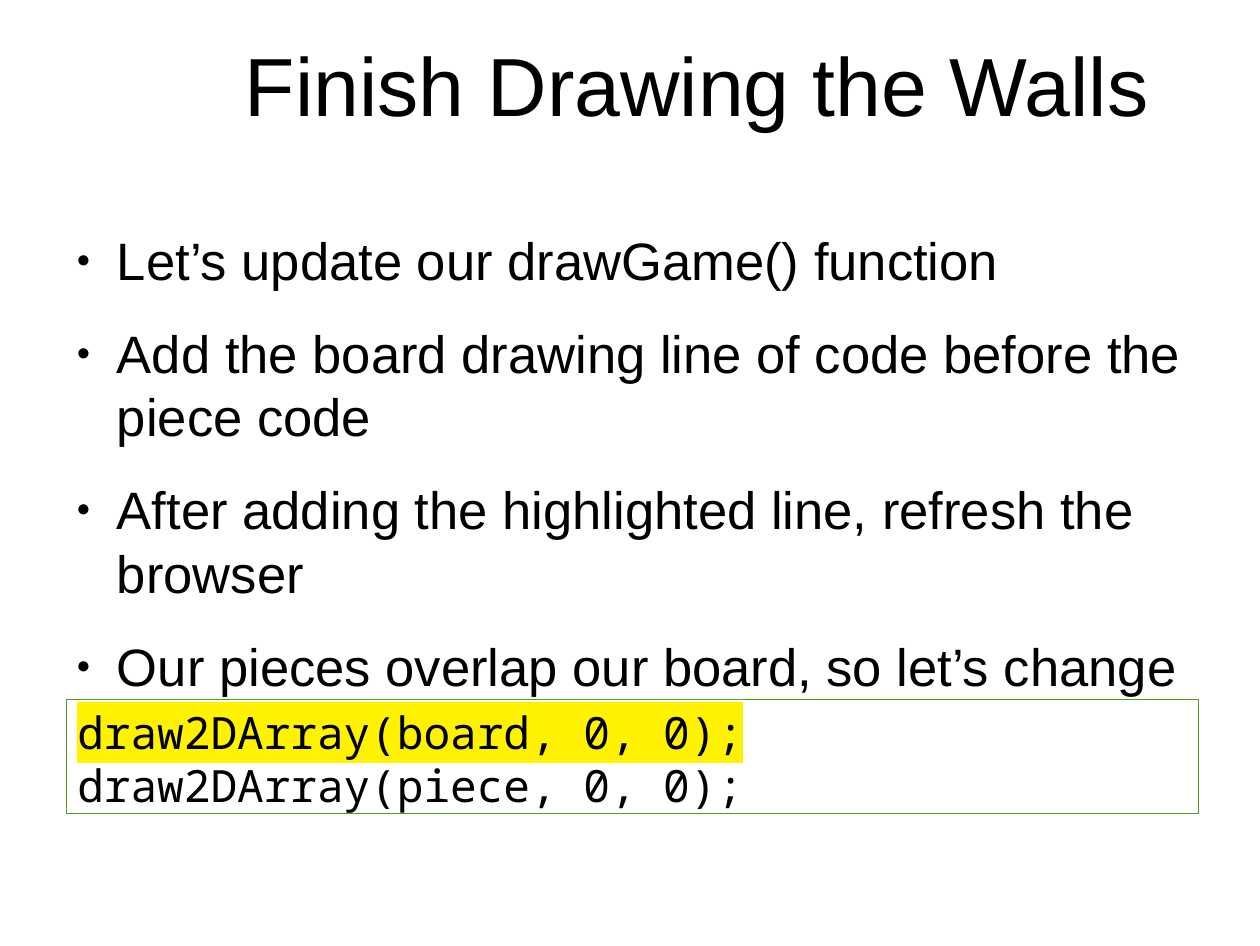
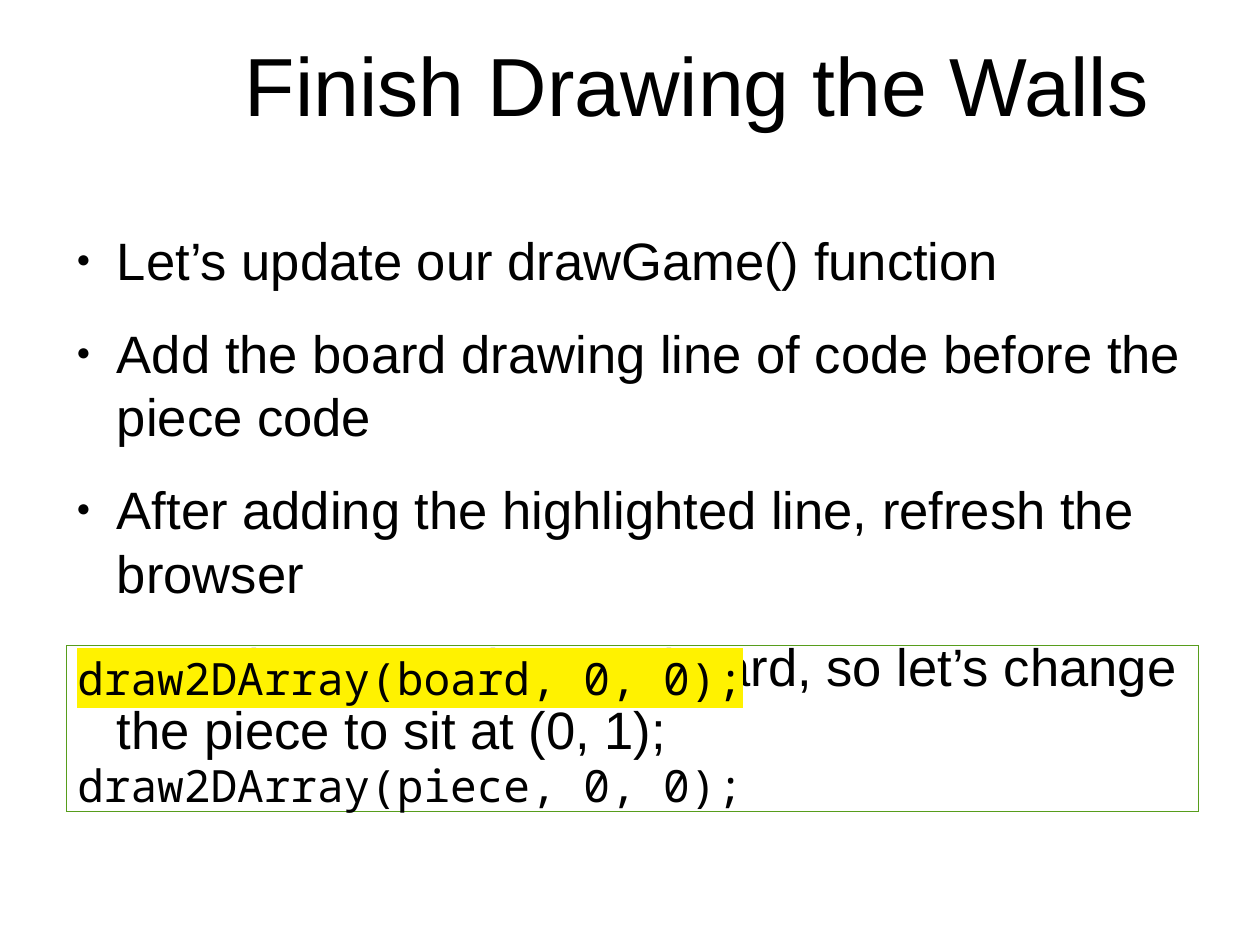
Before and after one commit to originalgrego/Webtris, a slide deck: slide 15 of Webtris - Explorathon 2019.odp. Drawn at 1260x946 pixels with LibreOffice and Linux fonts; fonts in the diff are those of the drawing; background and template pictures are left out. Boxes give left, top, right and bottom in pixels: in the first picture for what was removed or moved away, otherwise in the second. Text is boxed around its words. In the diff, an @@ line names an element or a change of style, - is before the commit and + after.

```diff
--- a/Webtris - Explorathon 2019.odp
+++ b/Webtris - Explorathon 2019.odp
@@ rectangle "draw2DArray(board, 0, 0);": place and size @@
-rectangle "draw2DArray(board, 0, 0);" at (66,699,1199,813)
+rectangle "draw2DArray(board, 0, 0);" at (66,645,1199,811)
```
Also in this commit, not shown: 5 other slides changed, 4 slides added.
